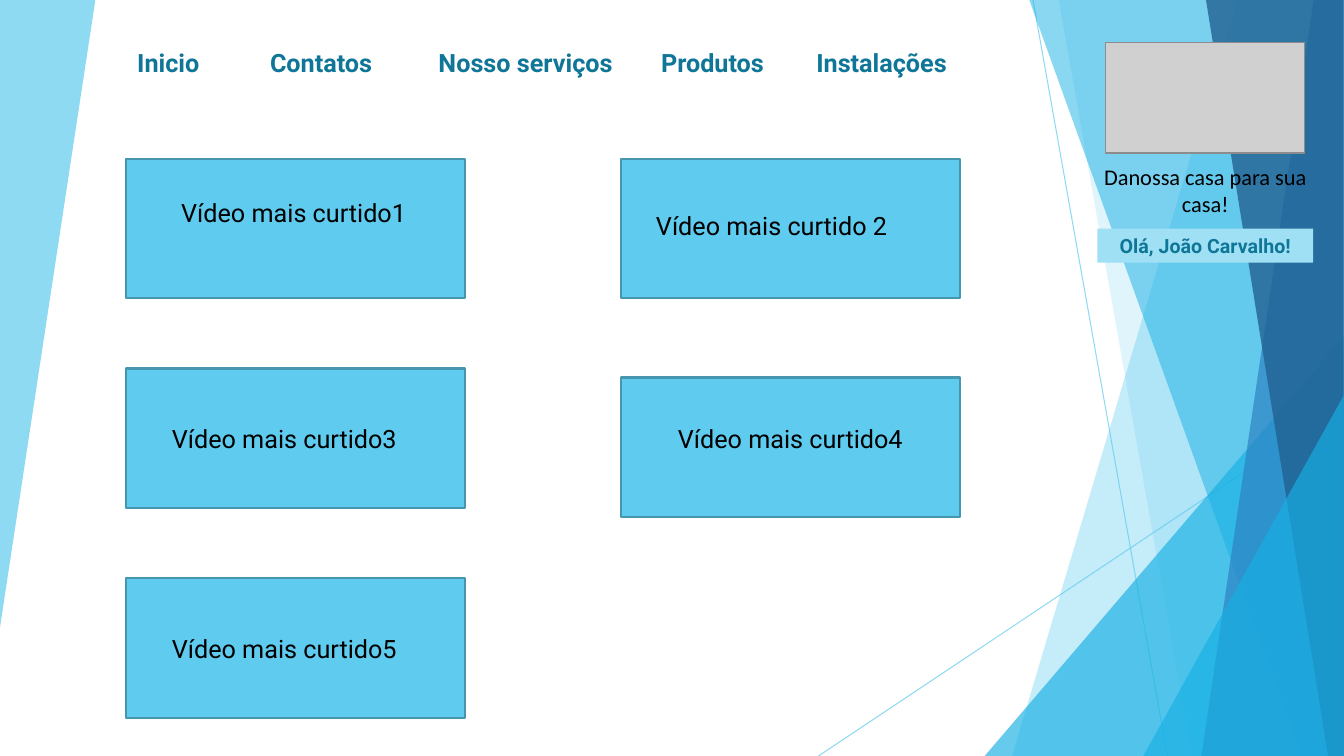
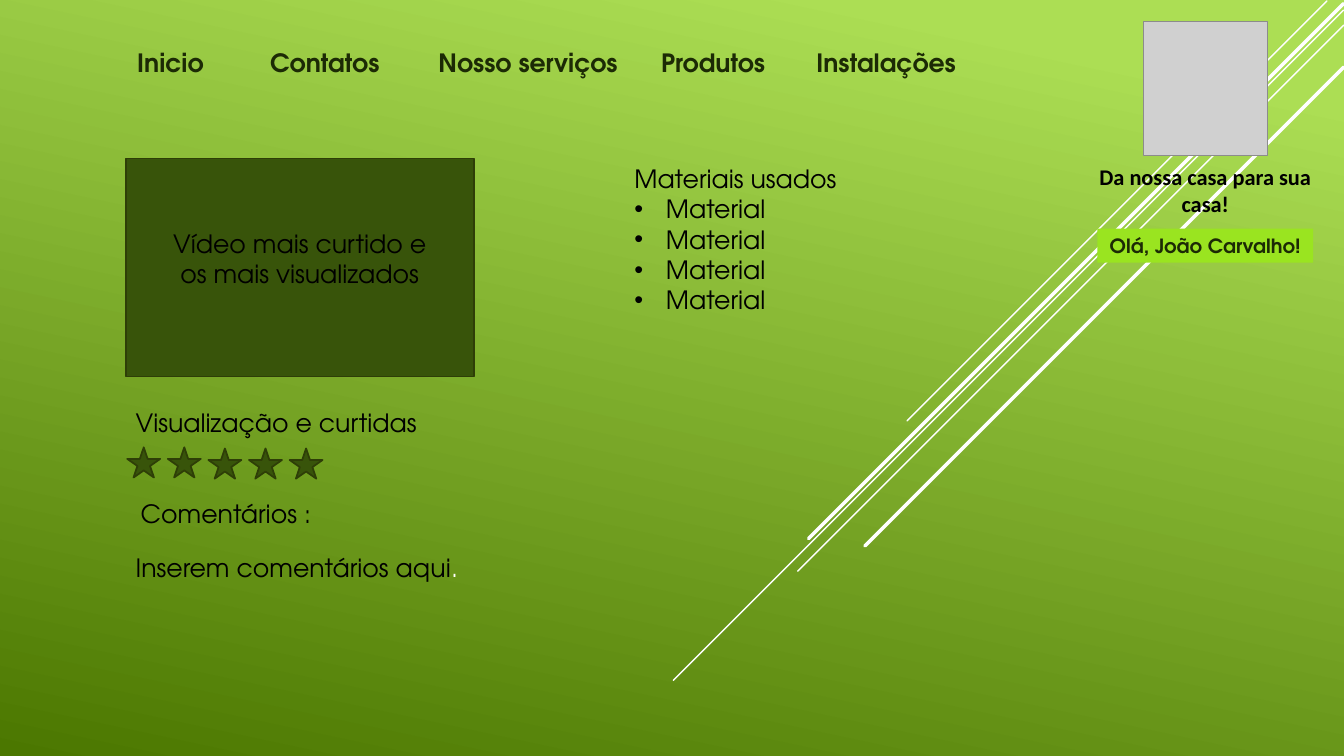
Before and after one commit to JVictor94/projeto, a slide deck: slide 14 of Projeto Automação Prototipo.pptx. Drawn at 1344x756 pixels with LibreOffice and Linux fonts; fonts in the diff are those of the drawing; grey boxes stand for pictures. Boxes give left, top, right and bottom in pixels: in the first picture for what was removed or moved away, otherwise in the second. Text is boxed around its words. In the diff, an @@ line names an element or a change of style, - is before the commit and + after.

```diff
--- a/Projeto Automação Prototipo.pptx
+++ b/Projeto Automação Prototipo.pptx
@@ background #FFFFFF to gradient #ACDF55 to #4C7800 @@
@@ line added from (1344, 10) to (674, 681), #FFFFFF 1 pt @@
@@ line added from (1344, 25) to (798, 572), #FFFFFF 1 pt @@
@@ line added from (1344, 4) to (809, 538), #FFFFFF 2.5 pt @@
@@ line added from (1327, 1) to (907, 421), #FFFFFF 1 pt @@
@@ picture resized from (x1=1106, y1=42, x2=1306, y2=153) to (x1=1143, y1=21, x2=1267, y2=155) @@
@@ font Roboto to TeX Gyre Adventor, text colour #0F7698 to #1C2A05 in 5 elements at (x1=137, y1=52, x2=203, y2=73), (x1=270, y1=53, x2=379, y2=73), (x1=438, y1=52, x2=618, y2=79), (x1=661, y1=53, x2=765, y2=73), (x1=816, y1=52, x2=956, y2=79) @@
@@ line added from (1344, 68) to (865, 546), #FFFFFF 2.5 pt @@
@@ rectangle resized from (x1=126, y1=158, x2=466, y2=298) to (x1=126, y1=158, x2=474, y2=376) @@
@@ rectangle at (x1=126, y1=158, x2=474, y2=376): fill #5FCBEF to #38540A; outline #4696B1 1.5 pt to #2E3E07 1.25 pt @@
@@ rectangle removed at (x1=621, y1=158, x2=961, y2=298) @@
@@ text added at (x1=634, y1=169, x2=837, y2=310), 18 pt, text #000000 @@
+Materiais usados
+• Material
+• Material
+• Material
+• Material
@@ text at (x1=1099, y1=167, x2=1311, y2=218): text changed; bold on @@
-Danossa casa para sua casa!
+Da nossa casa para sua casa!
@@ text at (x1=173, y1=234, x2=426, y2=283): text changed; font Roboto to TeX Gyre Adventor @@
-Vídeo mais curtido1
+Vídeo mais curtido e os mais visualizados
@@ text removed at (x1=656, y1=216, x2=887, y2=236) @@
-Vídeo mais curtido 2
@@ rectangle "Olá, João Carvalho!" at (x1=1098, y1=229, x2=1314, y2=263): font Roboto to TeX Gyre Adventor, text colour #0F7698 to #1C2A05; fill #9FE0F5 to #9AE420 @@
@@ rectangle removed at (x1=126, y1=369, x2=466, y2=509) @@
@@ rectangle removed at (x1=621, y1=378, x2=961, y2=518) @@
@@ text added at (x1=136, y1=413, x2=417, y2=438), 18 pt, text #000000 @@
+Visualização e curtidas
@@ group removed at (x1=0, y1=0, x2=1344, y2=756): 6 freeform shapes, 2 lines, 2 triangles @@
@@ star added at (x1=127, y1=448, x2=160, y2=478), fill #38540A, outline #2E3E07 1.25 pt @@
@@ star added at (x1=168, y1=448, x2=202, y2=478), fill #38540A, outline #2E3E07 1.25 pt @@
@@ text removed at (x1=172, y1=429, x2=396, y2=449) @@
-Vídeo mais curtido3
@@ star added at (x1=209, y1=449, x2=242, y2=479), fill #38540A, outline #2E3E07 1.25 pt @@
@@ star added at (x1=249, y1=449, x2=282, y2=479), fill #38540A, outline #2E3E07 1.25 pt @@
@@ star added at (x1=289, y1=449, x2=323, y2=479), fill #38540A, outline #2E3E07 1.25 pt @@
@@ text removed at (x1=678, y1=429, x2=902, y2=449) @@
-Vídeo mais curtido4
@@ text added at (x1=141, y1=504, x2=297, y2=524), 18 pt, text #000000 @@
+Comentários :
@@ text added at (x1=136, y1=558, x2=458, y2=582), 18 pt, text #000000 @@
+Inserem comentários aqui.
@@ rectangle removed at (x1=126, y1=579, x2=466, y2=719) @@
@@ text removed at (x1=172, y1=639, x2=396, y2=659) @@
-Vídeo mais curtido5
```
Also in this commit, not shown: 13 other slides changed, 9 slides added, 1 slide removed, 7 other files.
